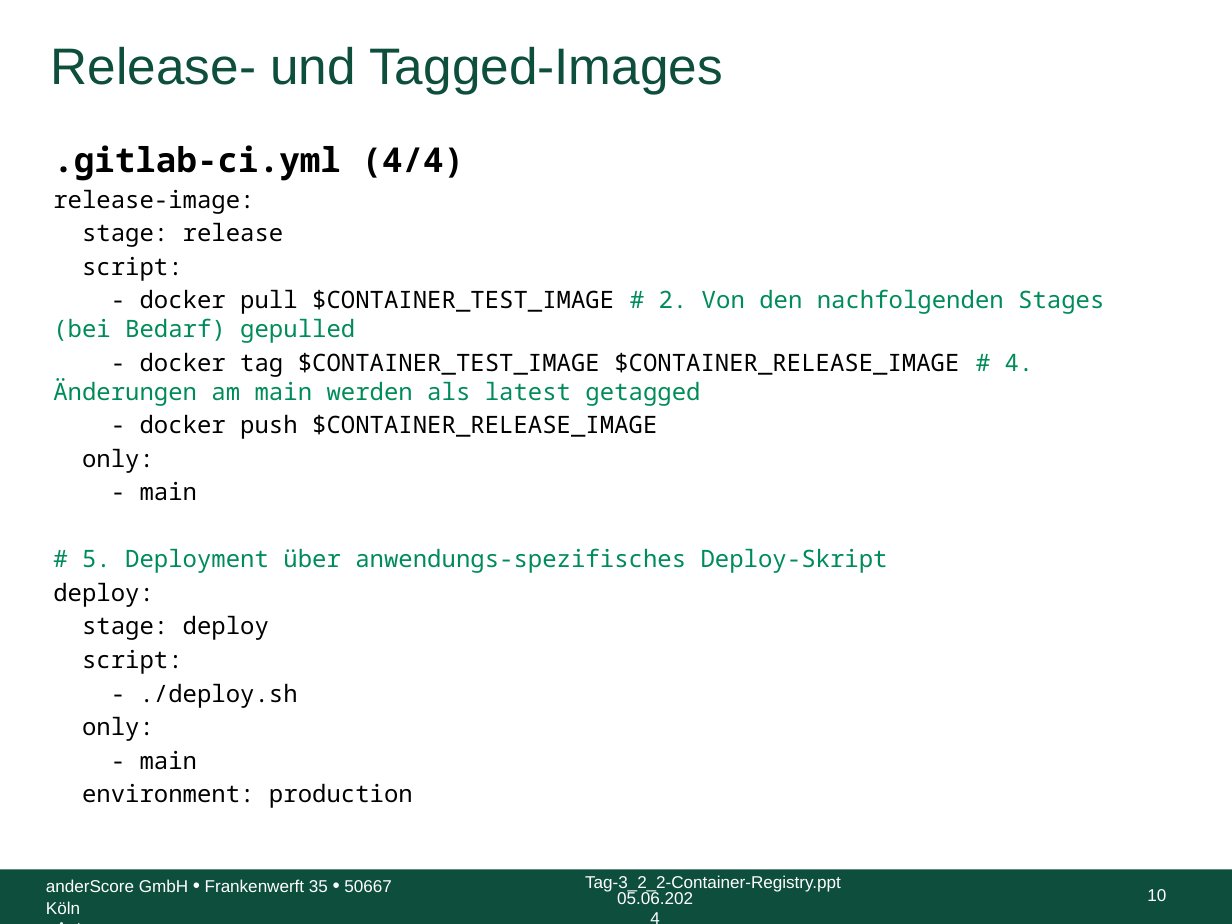
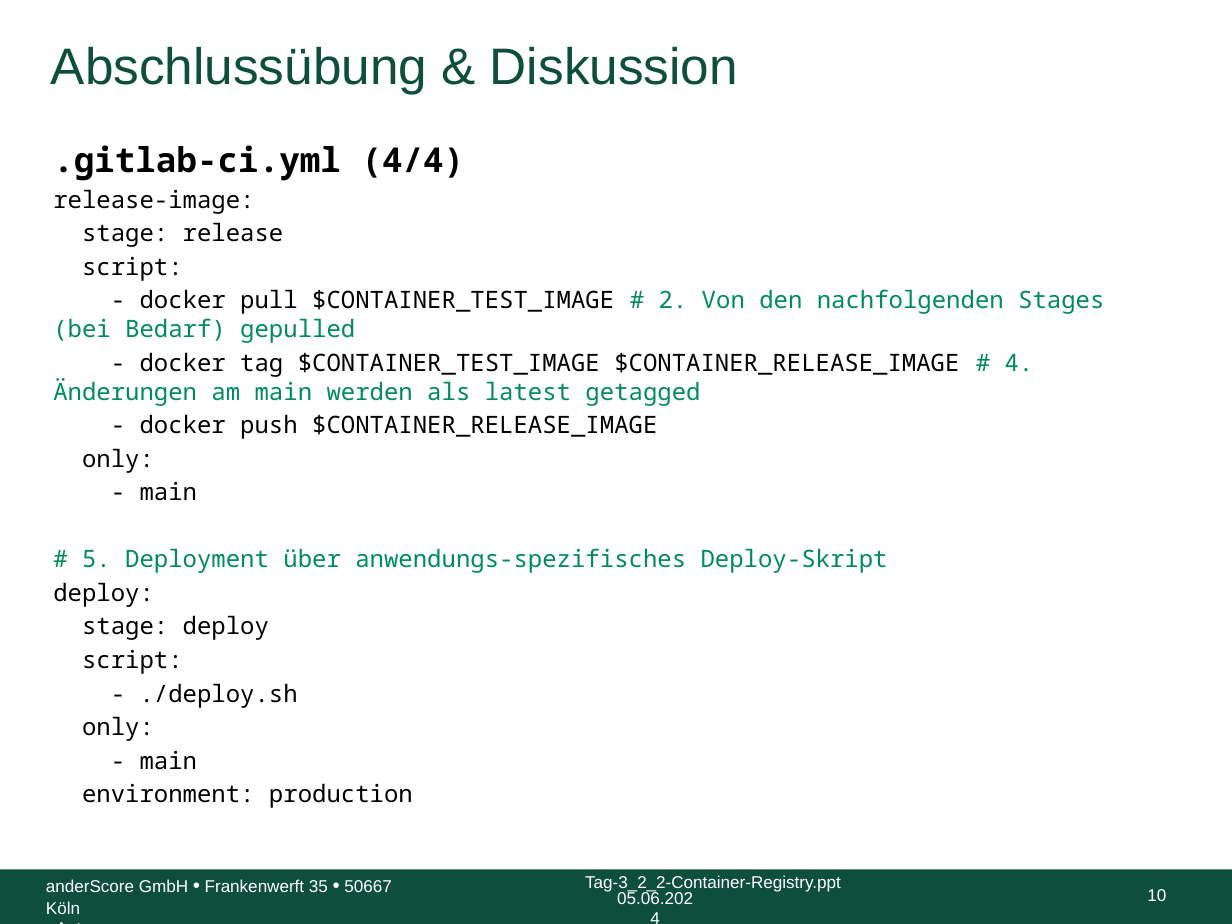
Before and after one commit to anderscore-gmbh/gitlab, a slide deck: slide 10 of slides/Tag-3_5-Abschluss.pptx. Drawn at 1232x924 pixels with LibreOffice and Linux fonts; fonts in the diff are those of the drawing; background and template pictures are left out. Boxes give left, top, right and bottom in pixels: in the first picture for what was removed or moved away, otherwise in the second. Text is boxed around its words. In the diff, an @@ line names an element or a change of style, - is before the commit and + after.

Commit message:
Abschlussübung & Diskussion

```diff
--- a/slides/Tag-3_5-Abschluss.pptx
+++ b/slides/Tag-3_5-Abschluss.pptx
@@ title at (51,46,738,94): text changed @@
-Release- und Tagged-Images
+Abschlussübung & Diskussion
```
Also in this commit, not shown: 5 other slides changed, 1 slide added.
